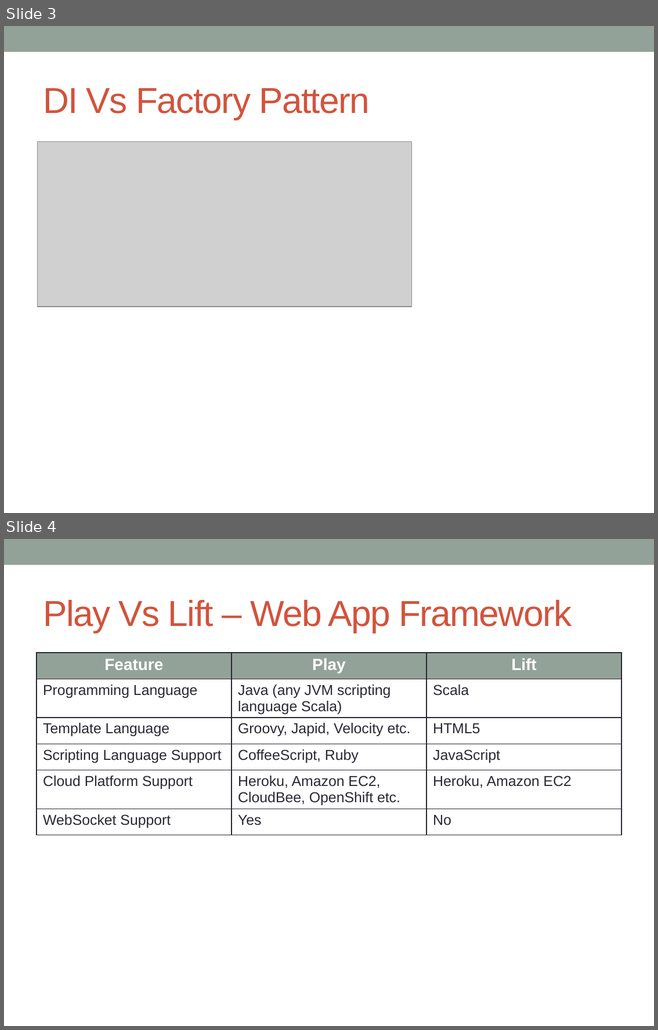
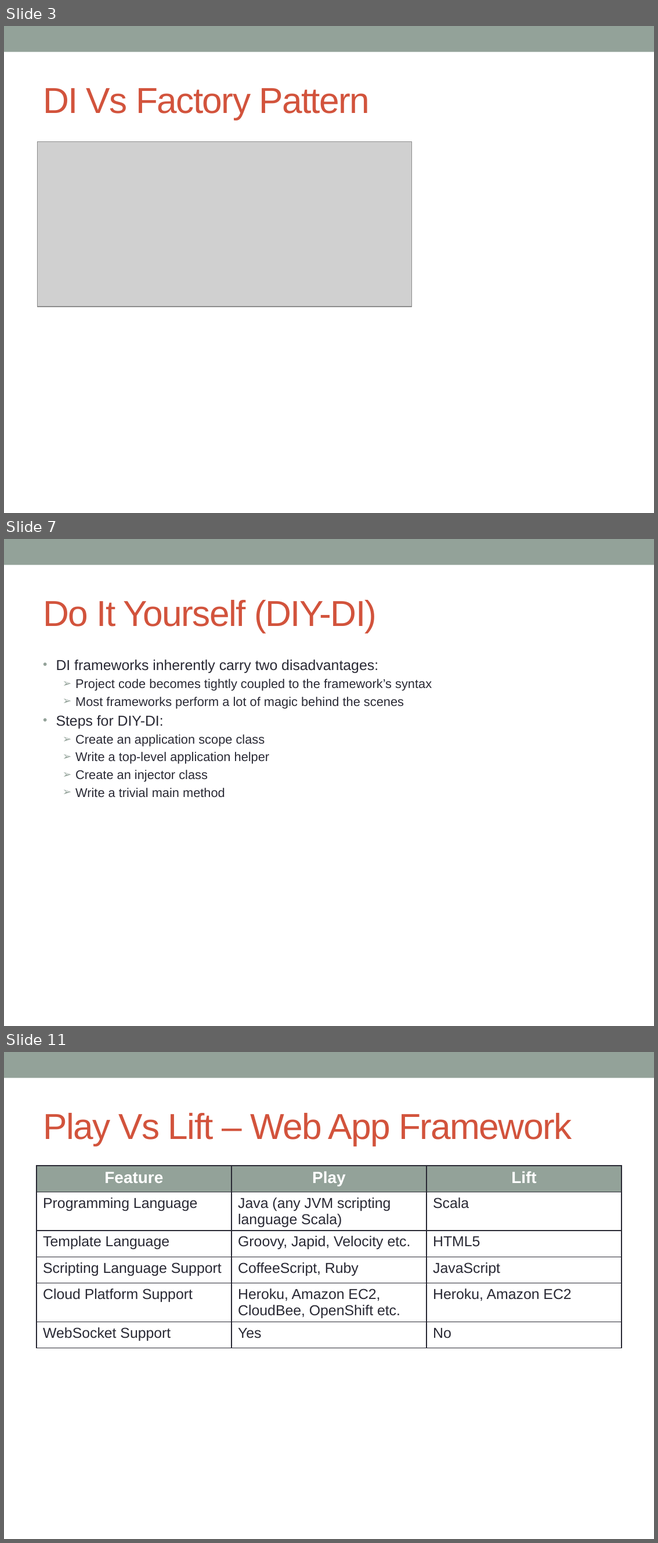
Before and after one commit to notionquest/ProjectDocumentation, a slide deck: Frameworks.pptx. Shown one above the other, each under a label of ours: slides 3 and 4 before the commit, slides 3, 7 and 11 after it; the slides between them are not shown. The pictures are 658x1030 and 658x1543 pixels, drawn with LibreOffice and Linux fonts; fonts in the diff are those of the drawing; grey boxes stand for pictures. Boxes give left, top, right and bottom in pixels: in the first picture for what was removed or moved away, otherwise in the second. Text is boxed around its words. In the diff, an @@ line names an element or a change of style, - is before the commit and + after.

```diff
--- a/Frameworks.pptx
+++ b/Frameworks.pptx
@@ slide 7 added at (4,539,654,1026), background #FFFFFF; not listed: 1 template element that a slide beside it also shows @@
@@ title added at (43,600,376,633), 40 pt, text #D2533C @@
+Do It Yourself (DIY-DI)
@@ text added at (56,660,431,798), 14 pt, text #292934 @@
+• DI frameworks inherently carry two disadvantages:
+  ➢ Project code becomes tightly coupled to the framework’s syntax
+  ➢ Most frameworks perform a lot of magic behind the scenes
+• Steps for DIY-DI:
+  ➢ Create an application scope class
+  ➢ Write a top-level application helper
+  ➢ Create an injector class
+  ➢ Write a trivial main method
@@ what was slide 4 is now slide 11 @@
```
Also in this commit, not shown: 2 slides changed, 6 other slides added, 5 other files.
